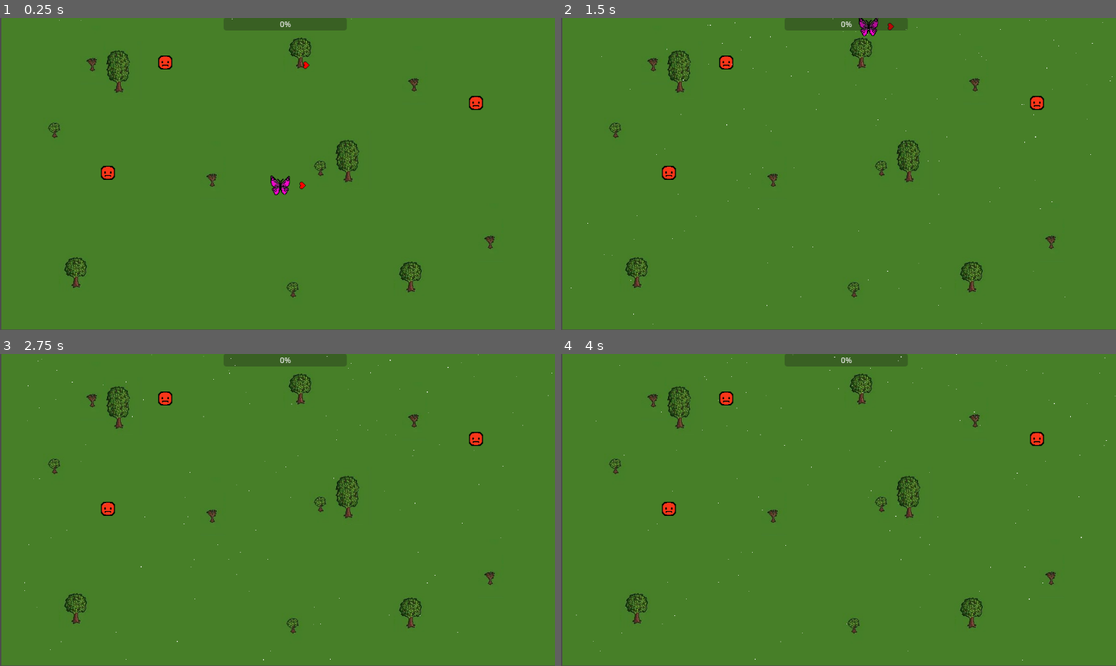
Above: before the commit, frames 1-4 (two rows, left to right).
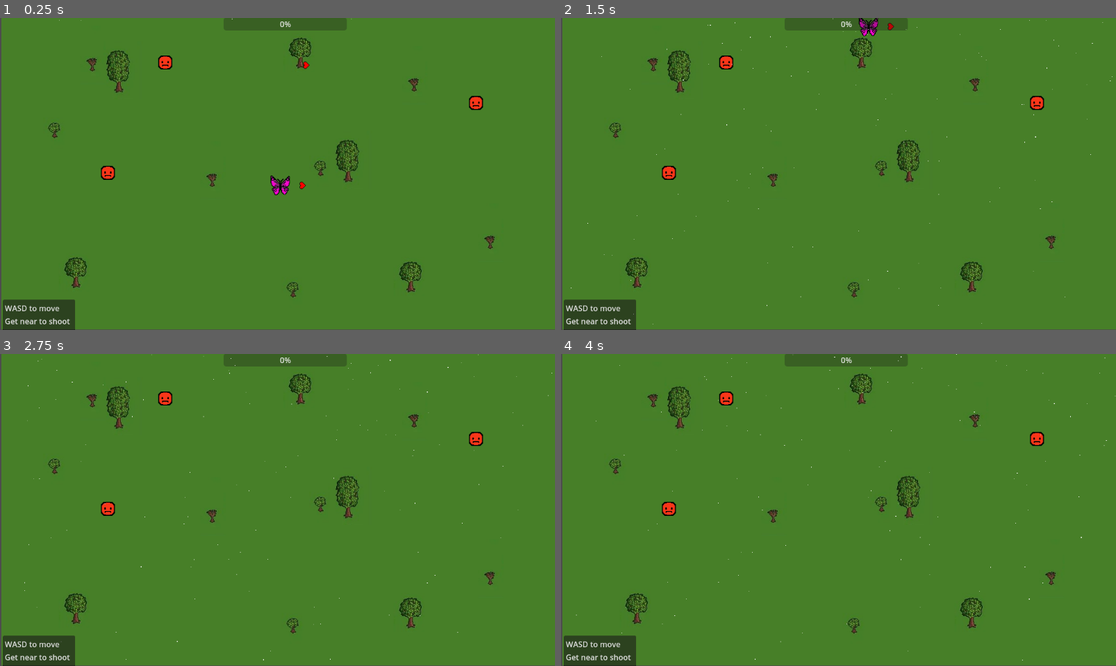
Above: after the commit, the same moments.

Repository: Robertas-Ba/joymakerGame
Game: Godot game, scene res://map.tscn
The game is run twice, just before and just after one commit, with the same random seed, the same clock (stepped at 60 frames per second) and the same inputs. This scene is started directly instead of the project's main scene.
Inputs:
- Up to frame 1 (0.25 s): no input
- Up to frame 2 (1.5 s): tap Enter at 0.5 s; hold W (move_up) 0.53-1.28 s; tap D (move_rigth) at 0.6, 1.35 s; hold S (move_down) from 1.28 s (still down)
- Up to frame 3 (2.75 s): release S (move_down) at 2.03 s; hold W (move_up) from 2.03 s (still down); tap D (move_rigth) at 2.1 s
- Up to frame 4 (4 s): tap D (move_rigth) at 2.85, 3.6 s; tap Space at 3.5 s; release W (move_up) at 3.53 s; hold A (move_left) from 3.53 s (still down)

The runs differ from the first frame. In frame 1, 1.3% of the frame differs, in the area x 0-14%, y 90-100%; in frame 2, 1.3%; in frame 3, 1.3%; in frame 4, 1.3%.

Commit message:
added text to guide the player

Diff:
--- a/map.tscn
+++ b/map.tscn
@@ -92,3 +92,12 @@
 
 [node name="Rain" parent="." instance=ExtResource("8_05x41")]
 position = Vector2(-3, 3)
+
+[node name="TextEdit" type="TextEdit" parent="."]
+layout_mode = 0
+offset_left = 3.0
+offset_top = 587.0
+offset_right = 153.0
+offset_bottom = 652.0
+text = "WASD to move
+Get near to shoot"
